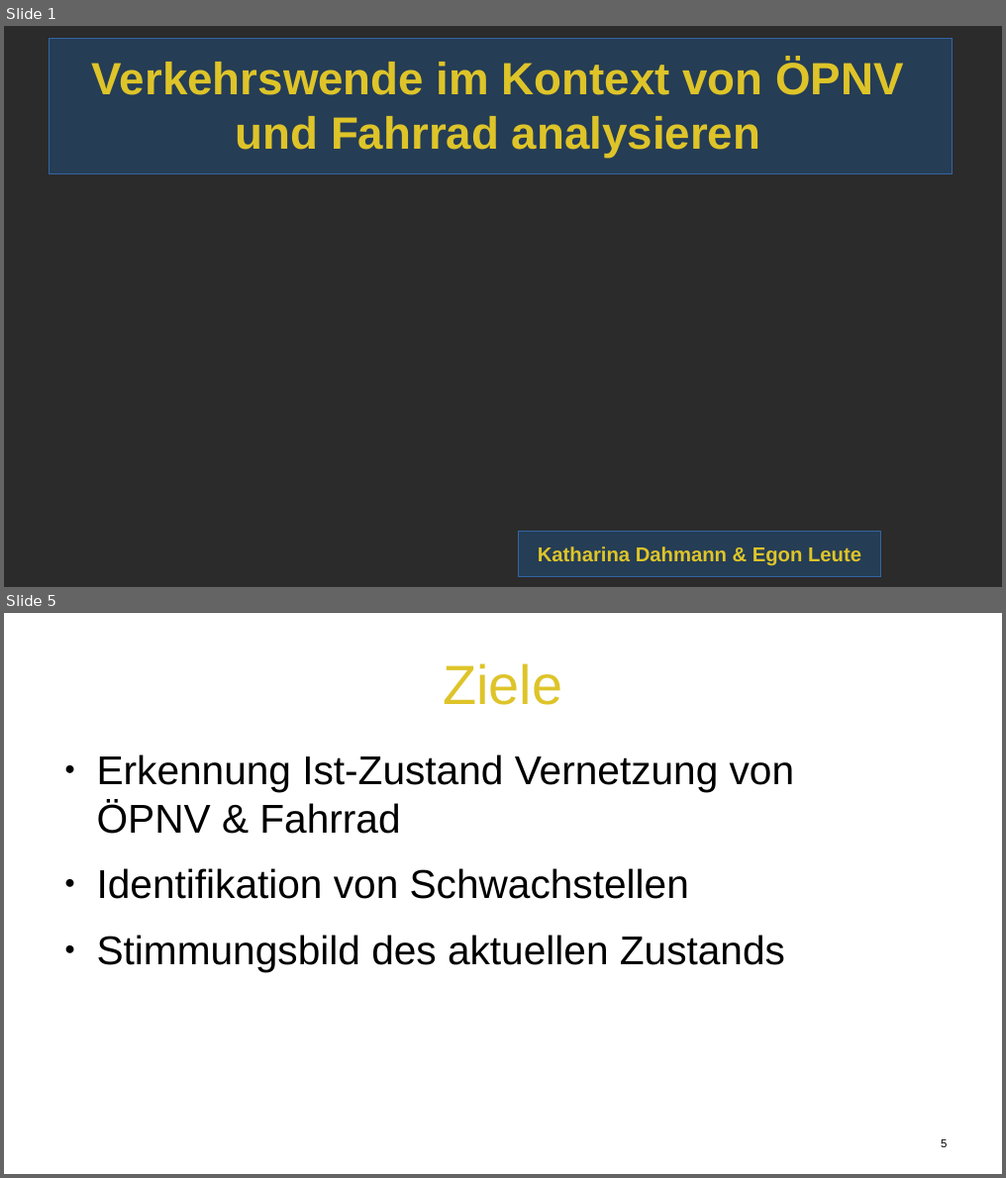
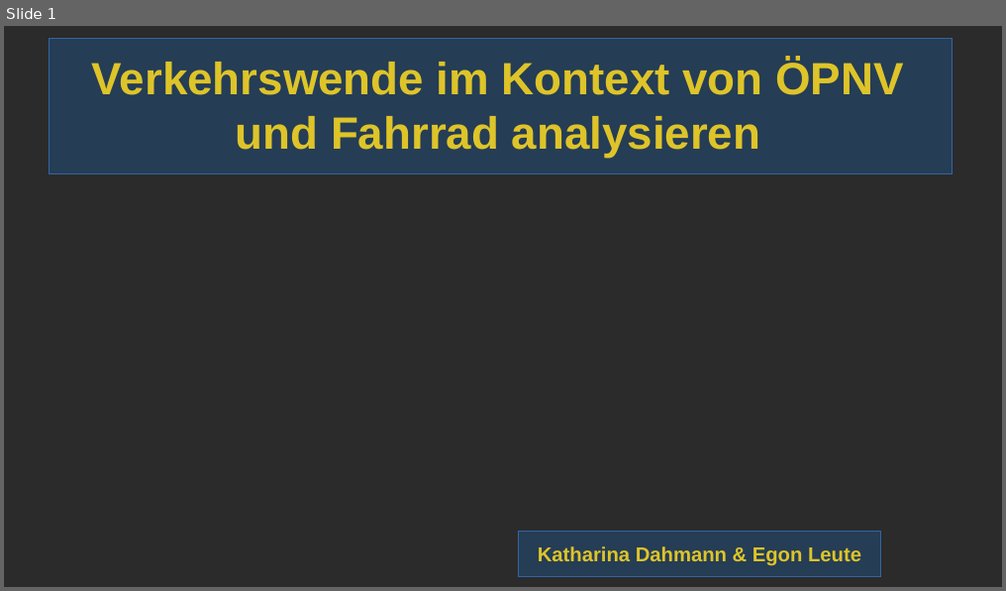
Before and after one commit to ohneBohne/Data_Challenges, a slide deck: EVP.odp. Shown one above the other, each under a label of ours: slides 1 and 5 before the commit, slide 1 after it; the slides between them are not shown. The pictures are 1006x1178 and 1006x591 pixels, drawn with LibreOffice and Linux fonts; fonts in the diff are those of the drawing; background and template pictures are left out; a plain dark background stands for a picture behind light text. Boxes give left, top, right and bottom in pixels: in the first picture for what was removed or moved away, otherwise in the second. Text is boxed around its words. In the diff, an @@ line names an element or a change of style, - is before the commit and + after.

```diff
--- a/EVP.odp
+++ b/EVP.odp
@@ slide 5 removed at [4,613,1002,1174], background picture (left out) @@
@@ title removed at [443,663,562,705] @@
-Ziele
@@ text removed at [97,755,795,972] @@
-● Erkennung Ist-Zustand Vernetzung von
-  ÖPNV & Fahrrad
-● Identifikation von Schwachstellen
-● Stimmungsbild des aktuellen Zustands
@@ page number removed at [941,1140,946,1148] @@
-5
```
Also in this commit, not shown: 3 slides changed, 2 slides added, 1 other slide removed, 10 other files.
